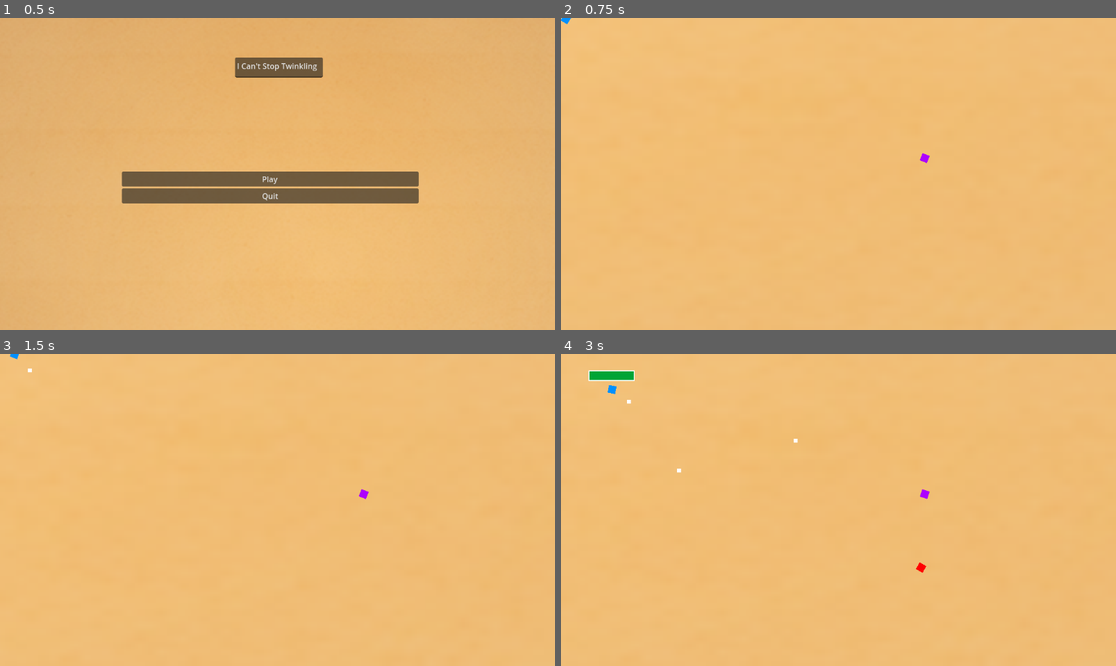
Above: before the commit, frames 1-4 (two rows, left to right).
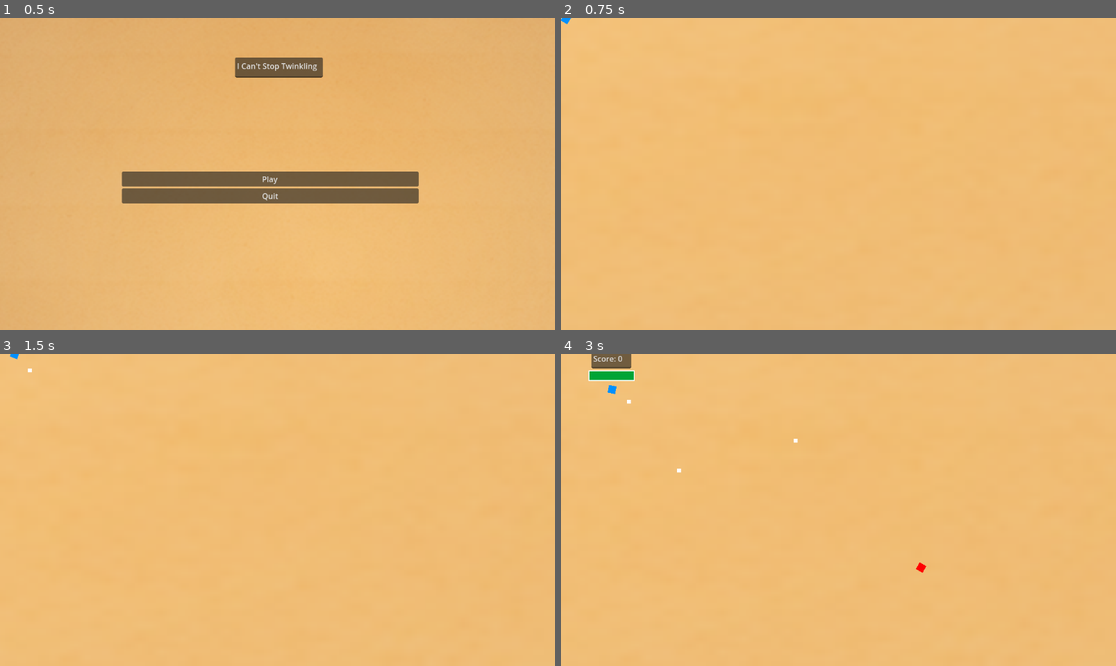
Above: after the commit, the same moments.

Repository: DemonKingSwarn/i-cant-stop-twinkling
Game: Godot game, scene res://Scenes/menu.tscn
Two runs of this game, one before a commit and one after it. Both use one fixed random seed, a clock stepped at 60 frames per second and the inputs below.
Inputs (mouse positions are in pixels of both pictures, inside the frame that each line leads up to):
- Up to frame 1 (0.5 s): no input
- Up to frame 2 (0.75 s): click "Play" at 0.5 s
- Up to frame 3 (1.5 s): tap Enter at 1.25 s; move the mouse to (399, 494) at 1.27 s; hold D (right) from 1.28 s (still down); click (399, 494) at 1.35 s
- Up to frame 4 (3 s): move the mouse to (727, 525) at 2.02 s; release D (right) at 2.03 s; hold S (down) 2.03-2.78 s; click (727, 525) at 2.1 s; move the mouse to (894, 441) at 2.77 s; hold D (right) from 2.78 s (still down); click (894, 441) at 2.85 s

Frame 1 is identical in both runs. In frame 2, less than 0.1% of the frame differs, in the area x 64-67%, y 43-47%; in frame 3, less than 0.1%; in frame 4, 0.4%, in the area x 5-67%, y 0-47%.

Commit message:
main game music and score system added

Diff:
--- a/Scenes/world.tscn
+++ b/Scenes/world.tscn
@@ -6,7 +6,7 @@
 [ext_resource type="Script" path="res://Scripts/Marker2D.gd" id="2_lsgbw"]
 [ext_resource type="Texture2D" uid="uid://b54kgvtujy5dq" path="res://player.png" id="3_4u0ny"]
 [ext_resource type="PackedScene" uid="uid://xr8se3k4mrwx" path="res://Scenes/healthbar.tscn" id="5_ci2nq"]
-[ext_resource type="PackedScene" uid="uid://dit65bw30o2xb" path="res://Scenes/hurter.tscn" id="7_li7xo"]
+[ext_resource type="AudioStream" uid="uid://bpeuotf5yoab6" path="res://Musics/smth.mp3" id="7_1vlmd"]
 
 [sub_resource type="RectangleShape2D" id="RectangleShape2D_2vshc"]
 size = Vector2(16, 16)
@@ -56,13 +56,22 @@
 offset_right = -42.0
 offset_bottom = -34.0
 
+[node name="TextEdit" type="TextEdit" parent="Player"]
+offset_left = -33.0
+offset_top = -81.0
+offset_right = 50.0
+offset_bottom = -43.0
+text = "Score: 0"
+
 [node name="Camera2D" type="Camera2D" parent="."]
 position = Vector2(575, 326)
 
 [node name="EnemySpawnTimer" type="Timer" parent="."]
 autostart = true
 
-[node name="Node2D" parent="." instance=ExtResource("7_li7xo")]
-position = Vector2(754, 293)
+[node name="AudioStreamPlayer" type="AudioStreamPlayer" parent="."]
+stream = ExtResource("7_1vlmd")
+volume_db = 0.5
+autoplay = true
 
 [connection signal="timeout" from="EnemySpawnTimer" to="." method="_on_enemy_spawn_timer_timeout"]
--- a/Scripts/Enemy.gd
+++ b/Scripts/Enemy.gd
@@ -27,4 +27,5 @@
 func personal_damage(damage):
 	hitpoints -= damage
 	if hitpoints <= 0:
+		player.incrementScore()
 		queue_free()
--- a/Scripts/Player.gd
+++ b/Scripts/Player.gd
@@ -1,6 +1,8 @@
 extends CharacterBody2D
 
 class_name Player
+
+var score = 0
 
 const bullet = preload("res://Scenes/bullet.tscn")
 
@@ -49,3 +51,7 @@
 	canFire	= false
 	await get_tree().create_timer(fireRate)
 	canFire = true
+
+func incrementScore():
+	score += 1
+	$TextEdit.text = "Score: " + str(score)
Not shown, added: Musics/smth.mp3.import
Not shown, added: Musics/smth.mp3
